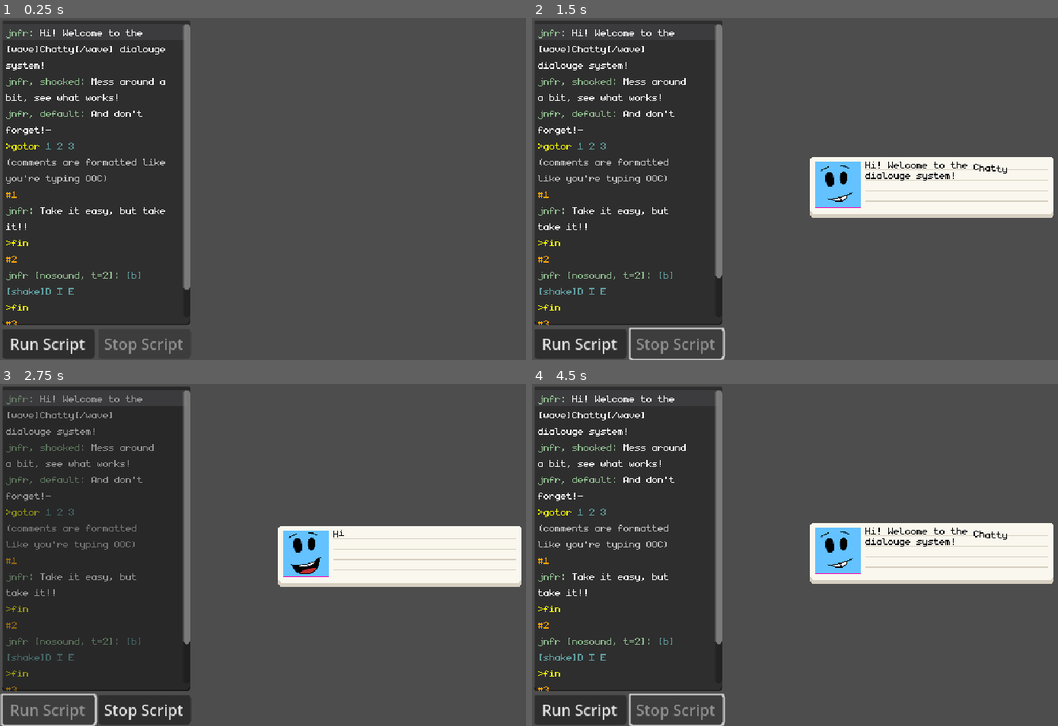
Above: before the commit, frames 1-4 (two rows, left to right).
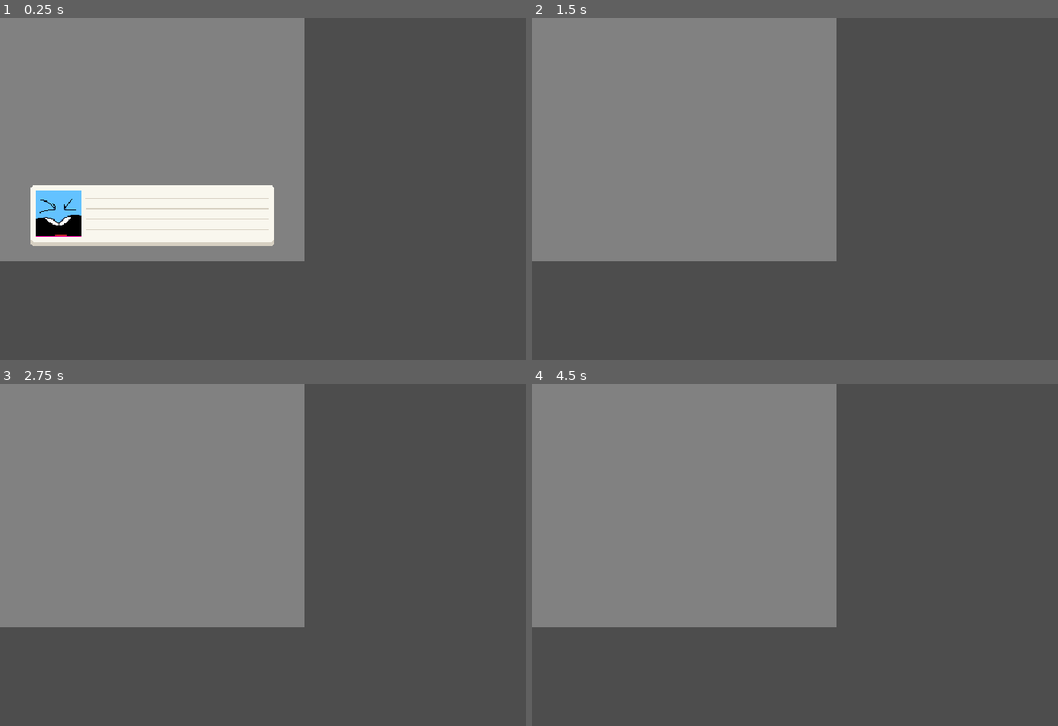
Above: after the commit, the same moments.

Repository: Sciman101/Chatty
Game: Godot game, scene res://scene/chatty_player.tscn
The game is run twice, just before and just after one commit, with the same random seed, the same clock (stepped at 60 frames per second) and the same inputs. Before the commit the project starts from res://scene/demo.tscn.
Inputs (mouse positions are in pixels of both pictures, inside the frame that each line leads up to):
- Up to frame 1 (0.25 s): no input
- Up to frame 2 (1.5 s): click (579, 342) at 0.5 s, where only the run before the commit has a clickable "Run Script"; click (674, 342) at 1.25 s, where only the run before the commit has a clickable "Stop Script"
- Up to frame 3 (2.75 s): click (47, 708) at 2 s, where only the run before the commit has a clickable "Run Script"
- Up to frame 4 (4.5 s): click (674, 708) at 2.75 s, where only the run before the commit has a clickable "Stop Script"; click (579, 708) at 3.5 s, where only the run before the commit has a clickable "Run Script"; click (674, 708) at 4.25 s, where only the run before the commit has a clickable "Stop Script"

The runs differ from the first frame. In frame 1, 49% of the frame differs, in the area x 0-58%, y 0-100%; in frame 2, 56%, in the area x 0-100%, y 0-100%; in frame 3, 55%; in frame 4, 56%.
Error before the commit: Invalid access to property or key 'frames' on a base object of type 'AnimatedSprite2D'. (res://scripts/chatty/speech_bubble.gd:86)

Commit message:
removed old files, in with the new

Diff:
--- a/chatty_syntax_highlighter.tres
+++ /dev/null
@@ -1,6 +0,0 @@
-[gd_resource type="SyntaxHighlighter" load_steps=2 format=3]
-
-[ext_resource type="Script" path="res://scripts/chatty/chatty_syntax_highlighter.gd" id="1_lfe8c"]
-
-[resource]
-script = ExtResource("1_lfe8c")
--- a/project.godot
+++ b/project.godot
@@ -9,45 +9,26 @@
 config_version=5
 
 _global_script_classes=[{
-"base": "SyntaxHighlighter",
-"class": &"ChattySyntaxHighlighter",
-"language": &"GDScript",
-"path": "res://scripts/chatty/chatty_syntax_highlighter.gd"
-}, {
-"base": "RichTextEffect",
-"class": &"RichTextAppear",
-"language": &"GDScript",
-"path": "res://scripts/text_effects/text_effect_appear.gd"
-}, {
-"base": "RichTextEffect",
-"class": &"RichTextGlitch",
-"language": &"GDScript",
-"path": "res://scripts/text_effects/text_effect_glitch.gd"
-}, {
 "base": "SpriteFrames",
 "class": &"Speaker",
 "language": &"GDScript",
 "path": "res://scripts/chatty/speaker.gd"
 }]
 _global_script_class_icons={
-"ChattySyntaxHighlighter": "",
-"RichTextAppear": "",
-"RichTextGlitch": "",
 "Speaker": ""
 }
 
 [application]
 
 config/name="Chatty"
-run/main_scene="res://scene/demo.tscn"
+run/main_scene="res://scene/chatty_player.tscn"
 config/features=PackedStringArray("4.0")
 config/icon="res://graphics/icon.svg"
 
 [autoload]
 
-Chatty="*res://scripts/chatty/chatty.gd"
 SpeakerLoader="*res://scripts/chatty/speaker_loader.gd"
-ChattyParser="*res://scripts/chatty_parser.gd"
+ChattyParser="*res://scripts/chatty/chatty_parser.gd"
 
 [display]
 
--- a/rich_text_effect_glitch.tres
+++ /dev/null
@@ -1,6 +0,0 @@
-[gd_resource type="RichTextEffect" load_steps=2 format=3]
-
-[ext_resource type="Script" path="res://scripts/text_effects/text_effect_glitch.gd" id="1_fwvav"]
-
-[resource]
-script = ExtResource("1_fwvav")
--- a/scene/chatty_player.tscn
+++ b/scene/chatty_player.tscn
@@ -1,7 +1,7 @@
-[gd_scene load_steps=3 format=3 uid="uid://0lewgghdh148"]
+[gd_scene load_steps=3 format=3 uid="uid://delotll1ag66s"]
 
 [ext_resource type="PackedScene" uid="uid://6mmv842l2nqv" path="res://scene/speech_bubble.tscn" id="1_gg5w2"]
-[ext_resource type="Script" path="res://scripts/chatty_player.gd" id="1_s8fyu"]
+[ext_resource type="Script" path="res://scripts/chatty/chatty_player.gd" id="1_s8fyu"]
 
 [node name="ChattyPlayer" type="Control"]
 clip_contents = true
@@ -10,11 +10,9 @@
 offset_right = 320.0
 offset_bottom = 256.0
 script = ExtResource("1_s8fyu")
-script_text = "jnfr: Hi!
-jnfr, mad: HEY
-#label1
-jnfr, happy [t=0.5,h,noanim]: We haven't tested flags yet!
->bg"
+script_text = "#label1
+jnfr [t=0.1, nopause]: Am I annoying you yet???
+>goto label1"
 
 [node name="Fill" type="ColorRect" parent="."]
 layout_mode = 1
--- a/scene/demo.tscn
+++ /dev/null
@@ -1,77 +0,0 @@
-[gd_scene load_steps=4 format=3 uid="uid://dd3eb58add2vv"]
-
-[ext_resource type="FontFile" uid="uid://bbnmo4grd6j5x" path="res://graphics/monogram.ttf" id="1_i0o6v"]
-[ext_resource type="Script" path="res://scripts/demo_controller.gd" id="1_ikqjx"]
-[ext_resource type="SyntaxHighlighter" path="res://chatty_syntax_highlighter.tres" id="3_t0y6w"]
-
-[node name="Demo" type="Node2D"]
-
-[node name="CanvasLayer" type="CanvasLayer" parent="."]
-script = ExtResource("1_ikqjx")
-
-[node name="MarginContainer" type="MarginContainer" parent="CanvasLayer"]
-anchors_preset = 9
-anchor_bottom = 1.0
-offset_right = 200.0
-grow_vertical = 2
-theme_override_constants/margin_left = 2
-theme_override_constants/margin_top = 2
-theme_override_constants/margin_right = 0
-theme_override_constants/margin_bottom = 2
-
-[node name="VBoxContainer" type="VBoxContainer" parent="CanvasLayer/MarginContainer"]
-offset_left = 2.0
-offset_top = 2.0
-offset_right = 200.0
-offset_bottom = 358.0
-grow_vertical = 2
-
-[node name="DialougeInput" type="TextEdit" parent="CanvasLayer/MarginContainer/VBoxContainer"]
-texture_filter = 1
-offset_right = 198.0
-offset_bottom = 321.0
-grow_vertical = 2
-size_flags_vertical = 3
-theme_override_fonts/font = ExtResource("1_i0o6v")
-text = "jnfr: Hi! Welcome to the [wave]Chatty[/wave] dialouge system!
-jnfr, shocked: Mess around a bit, see what works!
-jnfr, default: And don't forget!-
->gotor 1 2 3
-(comments are formatted like you're typing OOC)
-#1
-jnfr: Take it easy, but take it!!
->fin
-#2
-jnfr [nosound, t=2]: [b][shake]D I E
->fin
-#3
-jnfr: aiojs;jfklsdjfkl;sdl;kf"
-placeholder_text = "speaker_name: Dialouge!"
-drag_and_drop_selection_enabled = false
-wrap_mode = 1
-highlight_current_line = true
-syntax_highlighter = ExtResource("3_t0y6w")
-caret_blink = true
-
-[node name="HBoxContainer" type="HBoxContainer" parent="CanvasLayer/MarginContainer/VBoxContainer"]
-offset_top = 325.0
-offset_right = 198.0
-offset_bottom = 356.0
-alignment = 1
-
-[node name="Run" type="Button" parent="CanvasLayer/MarginContainer/VBoxContainer/HBoxContainer"]
-offset_right = 97.0
-offset_bottom = 31.0
-size_flags_horizontal = 3
-text = "Run Script"
-
-[node name="Stop" type="Button" parent="CanvasLayer/MarginContainer/VBoxContainer/HBoxContainer"]
-offset_left = 101.0
-offset_right = 198.0
-offset_bottom = 31.0
-size_flags_horizontal = 3
-disabled = true
-text = "Stop Script"
-
-[connection signal="pressed" from="CanvasLayer/MarginContainer/VBoxContainer/HBoxContainer/Run" to="CanvasLayer" method="_on_run_pressed"]
-[connection signal="pressed" from="CanvasLayer/MarginContainer/VBoxContainer/HBoxContainer/Stop" to="CanvasLayer" method="_on_stop_pressed"]
--- a/scene/speech_bubble.tscn
+++ b/scene/speech_bubble.tscn
@@ -4,18 +4,27 @@
 [ext_resource type="Texture2D" uid="uid://heljunt50u68" path="res://graphics/speech_bubble.png" id="2_fjywy"]
 [ext_resource type="SpriteFrames" uid="uid://b8cxi2vptwohx" path="res://speakers/speaker_jnfr.tres" id="2_wboqa"]
 [ext_resource type="FontFile" uid="uid://bbnmo4grd6j5x" path="res://graphics/monogram.ttf" id="3_8txfa"]
-[ext_resource type="Script" path="res://scripts/text_effects/text_effect_appear.gd" id="5_ebamh"]
-[ext_resource type="Script" path="res://scripts/text_effects/text_effect_glitch.gd" id="6_lbiwn"]
+[ext_resource type="Texture2D" uid="uid://bd18mw01kq4c4" path="res://graphics/advance_arrow.png" id="4_nbttq"]
+
+[sub_resource type="AtlasTexture" id="AtlasTexture_l3c3t"]
+atlas = ExtResource("4_nbttq")
+region = Rect2(0, 0, 8, 5)
+
+[sub_resource type="AtlasTexture" id="AtlasTexture_b2q8b"]
+atlas = ExtResource("4_nbttq")
+region = Rect2(8, 0, 8, 5)
+
+[sub_resource type="SpriteFrames" id="SpriteFrames_qc7q6"]
+animations = [{
+"frames": [SubResource("AtlasTexture_l3c3t"), SubResource("AtlasTexture_b2q8b")],
+"loop": true,
+"name": &"default",
+"speed": 2.0
+}]
 
 [sub_resource type="FontVariation" id="FontVariation_eku4v"]
 base_font = ExtResource("3_8txfa")
 variation_embolden = 0.6
-
-[sub_resource type="RichTextEffect" id="RichTextEffect_i80sp"]
-script = ExtResource("5_ebamh")
-
-[sub_resource type="RichTextEffect" id="RichTextEffect_eci5y"]
-script = ExtResource("6_lbiwn")
 
 [node name="SpeechBubble" type="Node2D"]
 texture_filter = 1
@@ -34,6 +43,11 @@
 frames = ExtResource("2_wboqa")
 animation = &"seethe"
 
+[node name="AdvanceArrow" type="AnimatedSprite2D" parent="Graphic"]
+position = Vector2(116, 22)
+frames = SubResource("SpriteFrames_qc7q6")
+playing = true
+
 [node name="Dialouge" type="RichTextLabel" parent="Graphic"]
 offset_left = -70.0
 offset_top = -30.0
@@ -46,7 +60,6 @@
 theme_override_fonts/bold_font = SubResource("FontVariation_eku4v")
 bbcode_enabled = true
 scroll_active = false
-custom_effects = [SubResource("RichTextEffect_i80sp"), SubResource("RichTextEffect_eci5y")]
 visible_characters_behavior = 1
 
 [node name="Timer" type="Timer" parent="."]
--- a/scripts/chatty/chatty.gd
+++ /dev/null
@@ -1,207 +0,0 @@
-extends Node
-
-const SpeechBubble = preload("res://scene/speech_bubble.tscn")
-
-var current_dialouge_bubble = null
-var actors = {}
-
-var script_events = []
-var script_labels = {}
-var script_active = false
-var script_index := 0
-
-signal event_started(num,event)
-signal script_completed
-
-func run_script(start:int=0) -> void:
-	script_active = true
-	script_index = start
-
-	if current_dialouge_bubble:
-		current_dialouge_bubble.set_speaker_animation()
-
-	while script_index < script_events.size():
-		var event = script_events[script_index]
-
-		if not script_active:
-			break
-		event_started.emit(script_index,event)
-		match event.type:
-			&'dialouge':
-				await _run_dialouge_event(event)
-			&'instruction':
-				await _run_instruction_event(event)
-			&'label':
-				pass # Labels do nothing. this is just here for completeness
-
-		script_index += 1
-
-	if current_dialouge_bubble:
-		current_dialouge_bubble.disappear()
-
-	script_active = false
-
-	script_completed.emit()
-
-func stop_script() -> void:
-	if current_dialouge_bubble:
-		current_dialouge_bubble.stop_dialouge()
-	script_active = false
-
-func _run_dialouge_event(event) -> void:
-
-	if current_dialouge_bubble == null:
-		_create_dialouge_bubble()
-
-	current_dialouge_bubble.set_dialouge(event.dialouge)
-
-	if current_dialouge_bubble.speaker != event.speaker and event.speaker != null:
-		current_dialouge_bubble.set_speaker(event.speaker)
-
-	if event.has('animation_name') and event.animation_name.length() > 0:
-		current_dialouge_bubble.set_speaker_animation(event.animation_name)
-
-	if not current_dialouge_bubble.is_bubble_visible():
-		await current_dialouge_bubble.appear()
-
-	var flags = {}
-	if event.has('flags'): flags = event.flags
-	await current_dialouge_bubble.present(flags)
-
-func _create_dialouge_bubble() -> void:
-	current_dialouge_bubble = SpeechBubble.instantiate()
-	add_child(current_dialouge_bubble)
-	current_dialouge_bubble.position = current_dialouge_bubble.get_viewport_rect().position + current_dialouge_bubble.get_viewport_rect().size / 2 + Vector2.RIGHT * 100
-	current_dialouge_bubble.disappearImmediate()
-
-func _run_instruction_event(event) -> void:
-	var params = event.params
-	if params.size() == 0:
-		push_warning("Empty instruction!")
-		return
-	match params[0]:
-		'end':
-			# Stop after this command
-			script_index = script_events.size()+1
-		'goto':
-			# Jump to the labeled section
-			if params.size() > 1:
-				var label = params[1]
-				if script_labels.has(label):
-					script_index = script_labels[label]-1
-				else:
-					push_warning("Insufficient params!")
-		'gotor':
-			# Go to a random label
-			if params.size() > 1:
-				var label_index = randi_range(1,params.size()-1)
-				var label = params[label_index]
-				if script_labels.has(label):
-					script_index = script_labels[label]-1
-			else:
-				push_warning("Insufficient params!")
-
-# Load a script into the chatty system
-func load_script(script_text:String) -> void:
-	script_events = []
-	var lines = script_text.split("\n")
-	var idx : =0
-	for line in lines:
-		if line.length() > 0:
-			_parse_line(line,idx)
-			idx += 1
-
-func _parse_line(line:String,event_index:int) -> void:
-	line = line.strip_edges()
-	if line[0] == '(':
-		# Do nothing, comment
-		pass
-	elif line[0] == '>':
-		# Parse action
-		line = line.substr(1)
-		var event = {
-			'type':&'instruction',
-			'params': Array(line.split(' ')).map(func(item): return item.strip_edges())
-		}
-		script_events.append(event)
-	elif line[0] == '#':
-		# Parse label
-		var label_name = line.substr(1).strip_edges()
-		script_labels[label_name] = event_index
-		var event = {
-			'type':&'label'
-		}
-		script_events.append(event)
-	else:
-		# Dialouge line
-		# Format: [name]:[dialouge]
-		var colon_index = line.find(':')
-		if colon_index == -1:
-			push_error("Malformed dialouge line: " + line)
-		else:
-			var params_string = line.substr(0,colon_index).strip_edges()
-
-			# Extract params
-			var comma_index = params_string.find(',')
-			var bracket_index = params_string.find('[')
-
-			var speaker_name = ''
-			var animation_name = ''
-			var flags = []
-			if comma_index != -1:
-				if comma_index != 0:
-					speaker_name = params_string.substr(0,comma_index).strip_edges(false)
-				if bracket_index != -1:
-					animation_name = params_string.substr(comma_index+1,bracket_index-comma_index).strip_edges()
-				else:
-					animation_name = params_string.substr(comma_index+1).strip_edges(true,false)
-			elif bracket_index != -1:
-				speaker_name = params_string.substr(0,bracket_index).strip_edges(false)
-			else:
-				speaker_name = params_string
-
-			if bracket_index != -1:
-				if params_string[len(params_string)-1] != ']':
-					# parse error
-					pass
-				flags = params_string.substr(bracket_index+1,len(params_string)-bracket_index-2).strip_edges().split(',')
-
-			var dialouge = line.substr(colon_index+1).strip_edges()
-
-			if speaker_name != '' and not SpeakerLoader.speakers.has(speaker_name):
-				push_error("Unknown speaker ",speaker_name)
-				return
-			var speaker = null
-			if speaker_name != '':
-				speaker = SpeakerLoader.speakers[speaker_name]
-
-			var event = {
-				'type': &'dialouge',
-				'speaker': speaker,
-				'animation_name': animation_name,
-				'flags': _parse_args(flags),
-				'dialouge': dialouge
-			}
-			script_events.append(event)
-
-func _parse_args(arg_list:Array) -> Dictionary:
-	var args = {}
-	for a in arg_list:
-		var equals_index = a.find('=')
-		if equals_index == -1:
-			args[a] = true
-		else:
-			var key = a.substr(0,equals_index)
-			var val = a.substr(equals_index+1)
-			args[key] = val
-	return args
-
-# Actor control
-
-func register_actor(node:Node2D, actor_name:String) -> void:
-	if actors.has(actor_name):
-		push_warning("Overriding actor " + actor_name)
-	actors[actor_name] = node
-
-func deregister_actor(actor_name:String) -> void:
-	actors.erase(actor_name)
--- a/scripts/chatty_parser.gd
+++ b/scripts/chatty/chatty_parser.gd
@@ -8,6 +8,8 @@
 		events.append(event)
 	func add_label(label_text) -> void:
 		label_indices[label_text] = events.size()
+
+	func size() -> int: return events.size()
 
 	func debug_string() -> String:
 		return "====\nChattyScript:\nEvents: %s\nLabels: %s\n====" % [events,label_indices]
@@ -109,11 +111,12 @@
 func _parse_flags(flag_list:Array) -> Dictionary:
 	var flags = {}
 	for f in flag_list:
+		f = f.strip_edges()
 		var equals_index = f.find('=')
 		if equals_index == -1:
 			flags[f] = true
 		else:
-			var key = f.substr(0,equals_index)
-			var val = f.substr(equals_index+1)
+			var key = f.substr(0,equals_index).strip_edges()
+			var val = f.substr(equals_index+1).strip_edges()
 			flags[key] = val
 	return flags
--- a/scripts/chatty_player.gd
+++ b/scripts/chatty/chatty_player.gd
@@ -3,20 +3,21 @@
 @onready var speech_bubble = $SpeechBubble
 var _speech_bubble_positions = {}
 
-var current_script = []
+var current_script = null
 var script_event_index := -1
 var interrupt := false
 
 @export_multiline var script_text : String
 
 func _ready() -> void:
-
-	var script = ChattyParser.compile_script(script_text)
-	print(script.debug_string())
-
 	# Get speech bubble positions
 	for child in $SpeechBubblePositions.get_children():
 		_speech_bubble_positions[str(child.name).to_lower()] = child.position
+	speech_bubble.disappearImmediate()
+
+	# DEBUG
+	current_script = ChattyParser.compile_script(script_text)
+	run_script(current_script)
 
 func run_script(script) -> void:
 	current_script = script
@@ -28,8 +29,16 @@
 		await _run_current_script_event()
 		script_event_index += 1
 
+	# Hide speech bubble
+	if speech_bubble.is_bubble_visible():
+		speech_bubble.disappear()
+
+func _wait_for_input() -> void:
+	while not Input.is_action_pressed("advance_dialouge"):
+		await get_tree().process_frame
+
 func _run_current_script_event() -> void:
-	var event = current_script[script_event_index]
+	var event = current_script.events[script_event_index]
 
 	match event.type:
 		&'dialouge':
@@ -40,7 +49,13 @@
 			pass # Labels do nothing. this is just here for completeness
 
 func _run_dialouge_event(event) -> void:
-	pass
+	# Show speech bubble, if it's not present already
+	if not speech_bubble.is_bubble_visible():
+		await speech_bubble.appear()
+	await speech_bubble.present(event)
+
+	if not (event.flags.has('nopause') or event.flags.has('np')):
+		await _wait_for_input()
 
 func _run_instruction_event(event) -> void:
 	pass
--- a/scripts/chatty/chatty_syntax_highlighter.gd
+++ /dev/null
@@ -1,35 +0,0 @@
-@tool
-extends SyntaxHighlighter
-class_name ChattySyntaxHighlighter
-
-
-func _get_line_syntax_highlighting(line_num:int) -> Dictionary:
-
-	var line = get_text_edit().text.split('\n')[line_num].strip_edges()
-
-	if line.length() > 0:
-		if line[0] == '#':
-			return {0:{color = Color.ORANGE}}
-		elif line[0] == '(':
-			return {0:{color = Color.GRAY}}
-		elif line[0] == '>':
-
-			var space_index = line.find(' ')
-			var highlight = {0:{color = Color.YELLOW}}
-			if space_index > 0:
-				highlight[space_index] = {color = Color.CADET_BLUE}
-
-			return highlight
-		else:
-			# Dialouge highlighting
-			if line.find(':') == -1:
-				return {0:{color=Color.WHITE}}
-			else:
-				var colon_index = line.find(':')
-				var highlight = {0:{color=Color.DARK_SEA_GREEN},colon_index+1:{color=Color.WHITE}}
-				var bracket_index = line.find('[')
-				if bracket_index != -1 and bracket_index < colon_index:
-					highlight[bracket_index] = {color=Color.CADET_BLUE}
-				return highlight
-	else:
-		return {}
--- a/scripts/chatty/speech_bubble.gd
+++ b/scripts/chatty/speech_bubble.gd
@@ -5,18 +5,16 @@
 
 @onready var graphic : Sprite2D = $Graphic
 @onready var portrait : AnimatedSprite2D = $Graphic/Portrait
+@onready var advance_arrow : AnimatedSprite2D = $Graphic/AdvanceArrow
 @onready var dialouge_label : RichTextLabel = $Graphic/Dialouge
-#@onready var tail : Sprite2D = $Graphic/Tail
 @onready var timer : Timer = $Timer
 @onready var fade_sfx : AudioStreamPlayer = $FadeInSound
 @onready var talk_sfx : AudioStreamPlayer = $TalkSoundPlayer
 
 const BUBBLE_MARGINS := Vector2(192/2 + 8,32 + 8)
-#const BUBBLE_TAIL_Y_OFFSET := 48
-#const BUBBLE_TAIL_X_LIMIT := 192/2 - 32
 
 const DEFAULT_CHARACTER_DELAY := 0.05
-const DEFAULT_SPEECH_DELAY := 1
+const DEFAULT_SPEECH_DELAY := 0.2
 const DEFAULT_SHOW_DURATION := 0.5
 
 var num_characters := 0
@@ -24,11 +22,13 @@
 var speaker = null
 
 var interrupt := false
+var skip := false
 
 var is_presenting = false
 
 func appear() -> void:
 	graphic.visible = true
+	advance_arrow.visible = false
 
 	var tween = get_tree().create_tween().set_parallel(true).set_ease(Tween.EASE_OUT).set_trans(Tween.TRANS_BACK)
 	tween.tween_property(graphic,'position',Vector2.ZERO,DEFAULT_SHOW_DURATION).from(Vector2(0,32))
@@ -54,6 +54,7 @@
 
 func appearImmediate() -> void:
 	graphic.visible = true
+	advance_arrow.visible = false
 	graphic.position = Vector2.ZERO
 	graphic.modulate = Color.WHITE
 
@@ -62,41 +63,32 @@
 
 func stop_dialouge() -> void:
 	interrupt = true
+	advance_arrow.visible = false
 
 func is_bubble_visible() -> bool:
 	return graphic.visible
 
-func set_dialouge(dialouge:String) -> void:
-	dialouge_label.text = "[appear]"+dialouge
-	parsed_dialouge = dialouge_label.get_parsed_text()
-	num_characters = parsed_dialouge.length()
-	_set_visible_characters(0)
-
-func set_speaker(new_speaker:Speaker) -> void:
-	speaker = new_speaker
-	portrait.frames = speaker
-	portrait.animation = &'default'
-	portrait.frame = 0
-	portrait.stop()
-
-	talk_sfx.stream = speaker.talksound
-
-func set_speaker_animation(anim:StringName=&'default') -> void:
-	if speaker:
-		if portrait.frames.has_animation(anim):
-			portrait.animation = anim
-		else:
-			portrait.animation = &'default'
-			push_warning("Unknown animation for speaker " + speaker.speaker_name + " '" + str(anim) + "'")
-	else:
-		push_warning("No active speaker!")
+func _input(event):
+	if Input.is_action_just_pressed("advance_dialouge"):
+		skip = true
 
 # Actually do the thing
-func present(flags:Dictionary) -> void:
+func present(event) -> void:
 
+	if event.type != &'dialouge':
+		push_error('Attempting to run a non-dialouge event on a speech bubble!')
+		return
+
+	set_speaker(event.speaker)
+	set_speaker_animation(event.animation_name)
+	set_dialouge(event.dialouge)
+
+	advance_arrow.visible = false
 	is_presenting = true
 	portrait.frame = 0
 	_set_visible_characters(0)
+
+	var flags = event.flags
 
 	# Set time from args
 	var character_delay = DEFAULT_CHARACTER_DELAY
@@ -106,6 +98,7 @@
 	# Other flags
 	if not flags.has('noanimate') and not flags.has('na'):
 		portrait.play()
+	print(flags)
 	var play_sound = not flags.has('nosound') and not flags.has('ns')
 
 	for i in range(num_characters):
@@ -127,8 +120,41 @@
 	if not interrupt and not flags.has('nopause') and not flags.has('np'):
 		timer.start(DEFAULT_SPEECH_DELAY)
 		await timer.timeout
+		advance_arrow.visible = true
 	else:
 		interrupt = false
+
+func set_dialouge(dialouge:String) -> void:
+	dialouge_label.text = dialouge
+	parsed_dialouge = dialouge_label.get_parsed_text()
+	num_characters = parsed_dialouge.length()
+	_set_visible_characters(0)
+
+func set_speaker(new_speaker) -> bool:
+	if new_speaker is String:
+		if SpeakerLoader.speakers.has(new_speaker):
+			new_speaker = SpeakerLoader.speakers[new_speaker]
+		else:
+			return false
+
+	speaker = new_speaker
+	portrait.frames = speaker
+	portrait.animation = &'default'
+	portrait.frame = 0
+	portrait.stop()
+
+	talk_sfx.stream = speaker.talksound
+	return true
+
+func set_speaker_animation(anim:StringName=&'default') -> void:
+	if speaker:
+		if portrait.frames.has_animation(anim):
+			portrait.animation = anim
+		else:
+			portrait.animation = &'default'
+			push_warning("Unknown animation for speaker " + speaker.speaker_name + " '" + str(anim) + "'")
+	else:
+		push_warning("No active speaker!")
 
 func jump_to_end() -> void:
 
@@ -161,4 +187,3 @@
 
 func _set_visible_characters(num:int) -> void:
 	dialouge_label.visible_characters = num
-	dialouge_label.custom_effects[0].visible_characters = num
--- a/scripts/demo_controller.gd
+++ /dev/null
@@ -1,39 +0,0 @@
-extends CanvasLayer
-
-@onready var dialouge_input = $MarginContainer/VBoxContainer/DialougeInput
-@onready var btn_stop = $MarginContainer/VBoxContainer/HBoxContainer/Stop
-@onready var btn_run = $MarginContainer/VBoxContainer/HBoxContainer/Run
-
-var start_from_line := false
-
-func _ready():
-	Chatty.event_started.connect(self._on_chatty_event)
-	Chatty.script_completed.connect(self._on_stop_pressed)
-
-# Handle shift modifier
-func _input(event):
-	if event is InputEventKey:
-		if event.keycode == KEY_CTRL:
-			start_from_line = event.pressed
-			btn_run.text = "From Line" if start_from_line else "Run Script"
-
-func _on_run_pressed():
-	var script = dialouge_input.text
-	if not Chatty.script_active:
-		Chatty.load_script(script)
-		Chatty.run_script(0 if not start_from_line else dialouge_input.get_caret_line())
-
-		btn_stop.disabled = false
-		btn_run.disabled = true
-		dialouge_input.editable = false
-
-func _on_chatty_event(num,event):
-	dialouge_input.set_caret_line(num)
-
-func _on_stop_pressed():
-	btn_run.disabled = false
-	btn_stop.disabled = true
-	dialouge_input.editable = true
-	start_from_line = false
-	if Chatty.script_active:
-		Chatty.stop_script()
--- a/scripts/text_effects/text_effect_appear.gd
+++ /dev/null
@@ -1,15 +0,0 @@
-@tool
-extends RichTextEffect
-class_name RichTextAppear
-
-# Define the tag name.
-var bbcode = "appear"
-
-var visible_characters := -1
-
-func _process_custom_fx(char_fx):
-
-	if char_fx.range.x == visible_characters - 1:
-		char_fx.offset.y -= 1
-
-	return true
--- a/scripts/text_effects/text_effect_glitch.gd
+++ /dev/null
@@ -1,11 +0,0 @@
-@tool
-extends RichTextEffect
-class_name RichTextGlitch
-
-# Define the tag name.
-var bbcode = "glitch"
-
-func _process_custom_fx(char_fx):
-	char_fx.glyph_index += randi_range(-2,2)
-	char_fx.offset.y += randi_range(-1,1)
-	return true
Binary file added: graphics/advance_arrow.png
Not shown, added: graphics/advance_arrow.png.import
